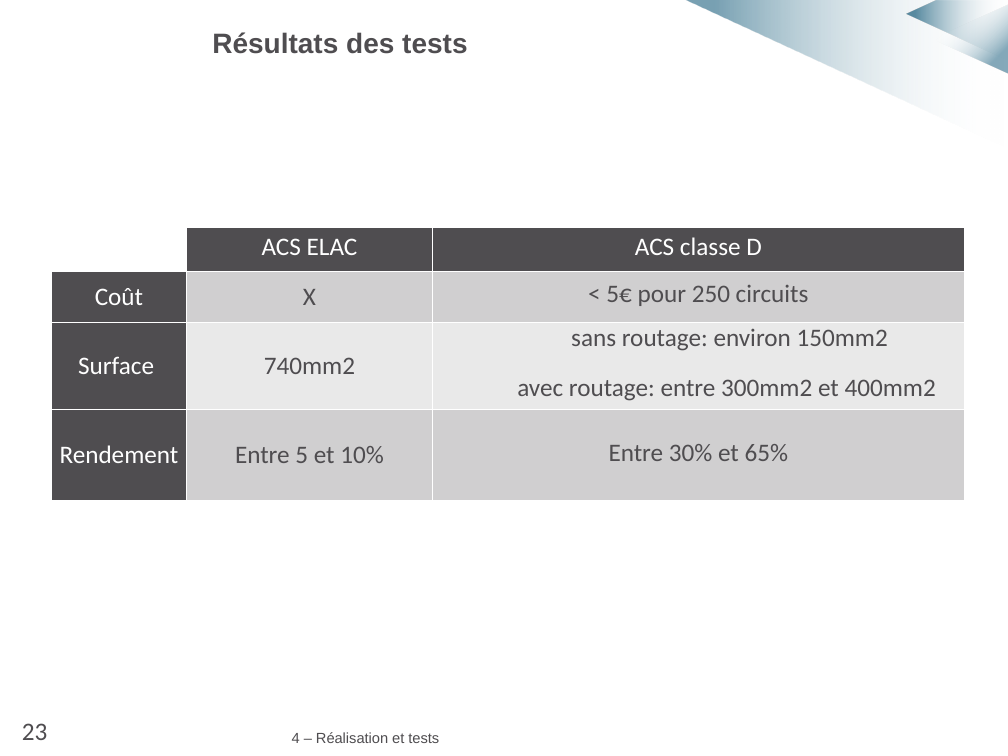
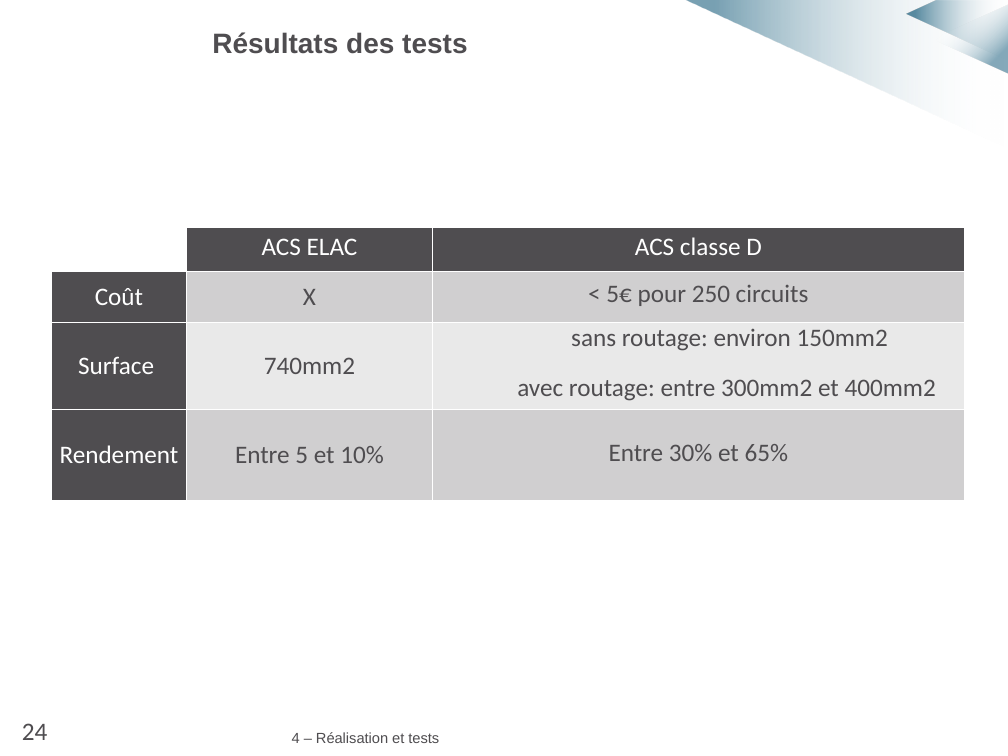
Before and after one commit to MarvynPannetier/ACSinternship, a slide deck: slide 25 of Diapo_soutenance.pptx (slide 24 before the commit). Drawn at 1008x756 pixels with LibreOffice and Linux fonts; fonts in the diff are those of the drawing; background and template pictures are left out. Boxes give left, top, right and bottom in pixels: in the first picture for what was removed or moved away, otherwise in the second. Text is boxed around its words. In the diff, an @@ line names an element or a change of style, - is before the commit and + after.

```diff
--- a/Diapo_soutenance.pptx
+++ b/Diapo_soutenance.pptx
@@ text at (22,723,48,740): text changed @@
-23
+24
```
Also in this commit, not shown: 20 other slides changed, 4 slides added, 2 slides removed, 1 other file.
